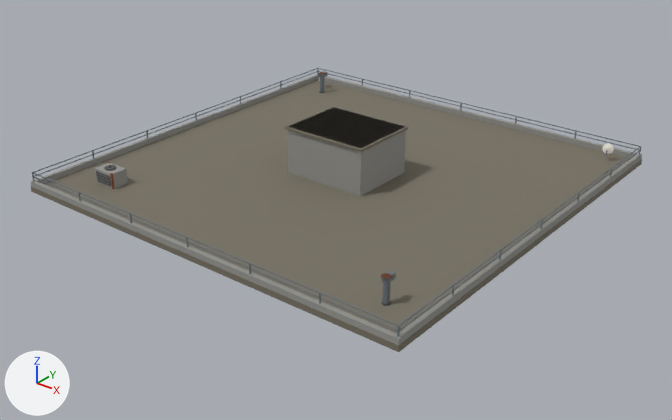
One commit to the glTF model assets/models/buildings/tw_slab_24_crown.glb: the scene before it, then after it.
Camera for both pictures: a 50 mm camera at (29.1, -37.3, 20.9) aimed at (0.6, -1.7, -1.2). The lights are fixed; the arrows at lower left show +X, +Y and +Z. The older version comes first. Vertices at exactly the same position are counted once.

The older version as bpy lines, for what is in view:
```python
me_tw_slab_24_crown = bpy.data.meshes.new('tw_slab_24_crown')
me_tw_slab_24_crown.from_pydata(...)  # 660 vertices, 1044 faces; spans x -12.0..12.0, y -12.0..12.0, z 0.0..3.0
# faces by material slot: [844, 24, 176]
me_tw_slab_24_crown.materials.append(mat_palette)  # picture img_palette
me_tw_slab_24_crown.materials.append(mat_palette_b)  # picture img_palette_b
me_tw_slab_24_crown.materials.append(mat_palette_c)  # picture img_palette_c
ob_tw_slab_24_crown = bpy.data.objects.new('tw_slab_24_crown', me_tw_slab_24_crown)
ob_tw_slab_24_crown.location = (0.0, 0.0, 0.0)
```
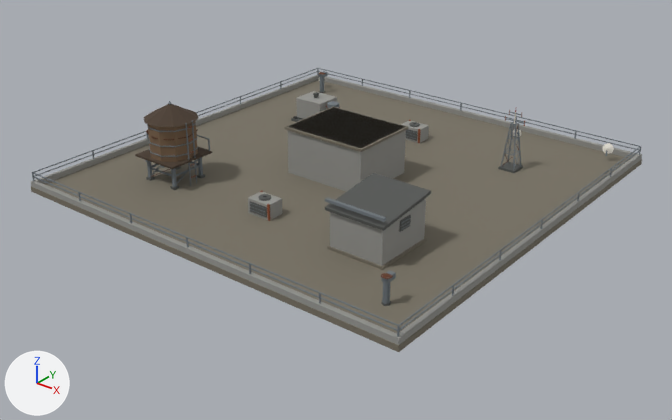
Pixel boxes (x1, y1, x2, y2) of what changed, in the pictures (672 x 420 px):
part 1 of me_tw_slab_24_crown, added: after (147, 162, 153, 178)
part 2 of me_tw_slab_24_crown, added: after (171, 168, 177, 187)
part 3 of me_tw_slab_24_crown, added: after (198, 157, 203, 176)
part 4 of me_tw_slab_24_crown, added: after (150, 167, 172, 177)
part 5 of me_tw_slab_24_crown, added: after (176, 165, 200, 176)
part 6 of me_tw_slab_24_crown, added (brown): after (135, 147, 212, 169)
part 7 of me_tw_slab_24_crown, added (brown): after (148, 120, 198, 162)
part 8 of me_tw_slab_24_crown, added (brown): after (143, 104, 199, 127)
part 9 of me_tw_slab_24_crown, added: after (149, 146, 198, 157)
part 10 of me_tw_slab_24_crown, added: after (148, 137, 197, 147)
part 11 of me_tw_slab_24_crown, added: after (147, 123, 196, 132)
part 12 of me_tw_slab_24_crown, added: after (185, 123, 191, 186)
part 13 of me_tw_slab_24_crown, added: after (192, 120, 197, 183)
part 14 of me_tw_slab_24_crown, added: after (325, 197, 386, 222)
part 15 of me_tw_slab_24_crown, deleted: before (95, 162, 128, 189)
part 16 of me_tw_slab_24_crown, added: after (498, 110, 525, 173)
part 17 of me_tw_slab_24_crown, added: after (146, 126, 431, 270)
part 18 of me_tw_slab_24_crown, added: after (291, 91, 429, 143)

The change, as a diff of the scene's bpy script:
```diff
--- a/assets/models/buildings/tw_slab_24_crown.glb.py
+++ b/assets/models/buildings/tw_slab_24_crown.glb.py
@@ me_tw_slab_24_crown @@
 # used by ob_tw_slab_24_crown; location = (0.0, 0.0, 0.0)
-me_tw_slab_24_crown.from_pydata(...)  # 660 vertices, 1044 faces; spans x -12.0..12.0, y -12.0..12.0, z 0.0..3.0
+me_tw_slab_24_crown.from_pydata(...)  # 1899 vertices, 2978 faces; spans x -12.0..12.0, y -12.0..12.0, z 0.0..4.8
+# me_tw_slab_24_crown part 1: a new loose piece, a box spanning x -7.84..-7.68, y -7.44..-7.28, z 0.42..1.55, in mat_palette (picture img_palette)
+# me_tw_slab_24_crown part 2: a new loose piece, a box spanning x -5.92..-5.76, y -7.44..-7.28, z 0.42..1.55, in mat_palette (picture img_palette)
+# me_tw_slab_24_crown part 3: a new loose piece, a box spanning x -5.92..-5.76, y -5.52..-5.36, z 0.42..1.55, in mat_palette (picture img_palette)
+# me_tw_slab_24_crown part 4: a new loose piece, a box spanning x -7.762..-5.838, y -7.402..-7.322, z 0.95..1.03, in mat_palette (picture img_palette)
+# me_tw_slab_24_crown part 5: a new loose piece, a box spanning x -5.878..-5.798, y -7.362..-5.438, z 0.95..1.03, in mat_palette (picture img_palette)
+# me_tw_slab_24_crown part 6: a new loose piece, a box spanning x -8.25..-5.35, y -7.85..-4.95, z 1.69..1.79, in mat_palette (picture img_palette)
+# me_tw_slab_24_crown part 7: a new loose piece, a 10-sided cylinder along z spanning x -8.1..-5.5, y -7.6..-5.2, z 1.8..3.8, in mat_palette (picture img_palette)
+# me_tw_slab_24_crown part 8: a new loose piece, a 10-sided cut cone along z (radius 1.48 at the low end, 0.06 at the high end) spanning x -8.28..-5.32, y -7.81..-4.99, z 3.79..4.57, in mat_palette (picture img_palette)
+# me_tw_slab_24_crown part 9: a new loose piece, a 10-sided cylinder along z spanning x -8.13..-5.47, y -7.665..-5.135, z 2.07..2.13, in mat_palette (picture img_palette)
+# me_tw_slab_24_crown part 10: a new loose piece, a 10-sided cylinder along z spanning x -8.13..-5.47, y -7.665..-5.135, z 2.63..2.69, in mat_palette (picture img_palette)
+# me_tw_slab_24_crown part 11: a new loose piece, a 10-sided cylinder along z spanning x -8.13..-5.47, y -7.665..-5.135, z 3.47..3.53, in mat_palette (picture img_palette)
+# me_tw_slab_24_crown part 12: a new loose piece, a box spanning x -5.425..-5.375, y -6.645..-6.595, z 0.3..3.89, in mat_palette (picture img_palette)
+# me_tw_slab_24_crown part 13: a new loose piece, a box spanning x -5.425..-5.375, y -6.205..-6.155, z 0.3..3.89, in mat_palette (picture img_palette)
+# me_tw_slab_24_crown part 14: a new loose piece, a box spanning x 4.74..8.06, y -7.66..-7.48, z 2.76..2.9, in mat_palette (picture img_palette)
+# me_tw_slab_24_crown part 15: 15 loose pieces with 140 vertices, spanning x -9.7..-8.3, y -9.5..-8.5, z 0.3..1.2, are deleted
+# me_tw_slab_24_crown part 16: 386 vertices added at x 6.2..7.4, y 5.7..6.7, z 0.3..3.9
+# me_tw_slab_24_crown part 17: 348 vertices added at x -8.1..8.1, y -7.7..-3.8, z 0.3..3.6
+# me_tw_slab_24_crown part 18: 346 vertices added at x -7.8..0.7, y 4.3..7.1, z 0.3..2.1
+# other edits to the shape of me_tw_slab_24_crown do not show in these pictures
 me_tw_slab_24_crown.materials.append(mat_palette)
```
